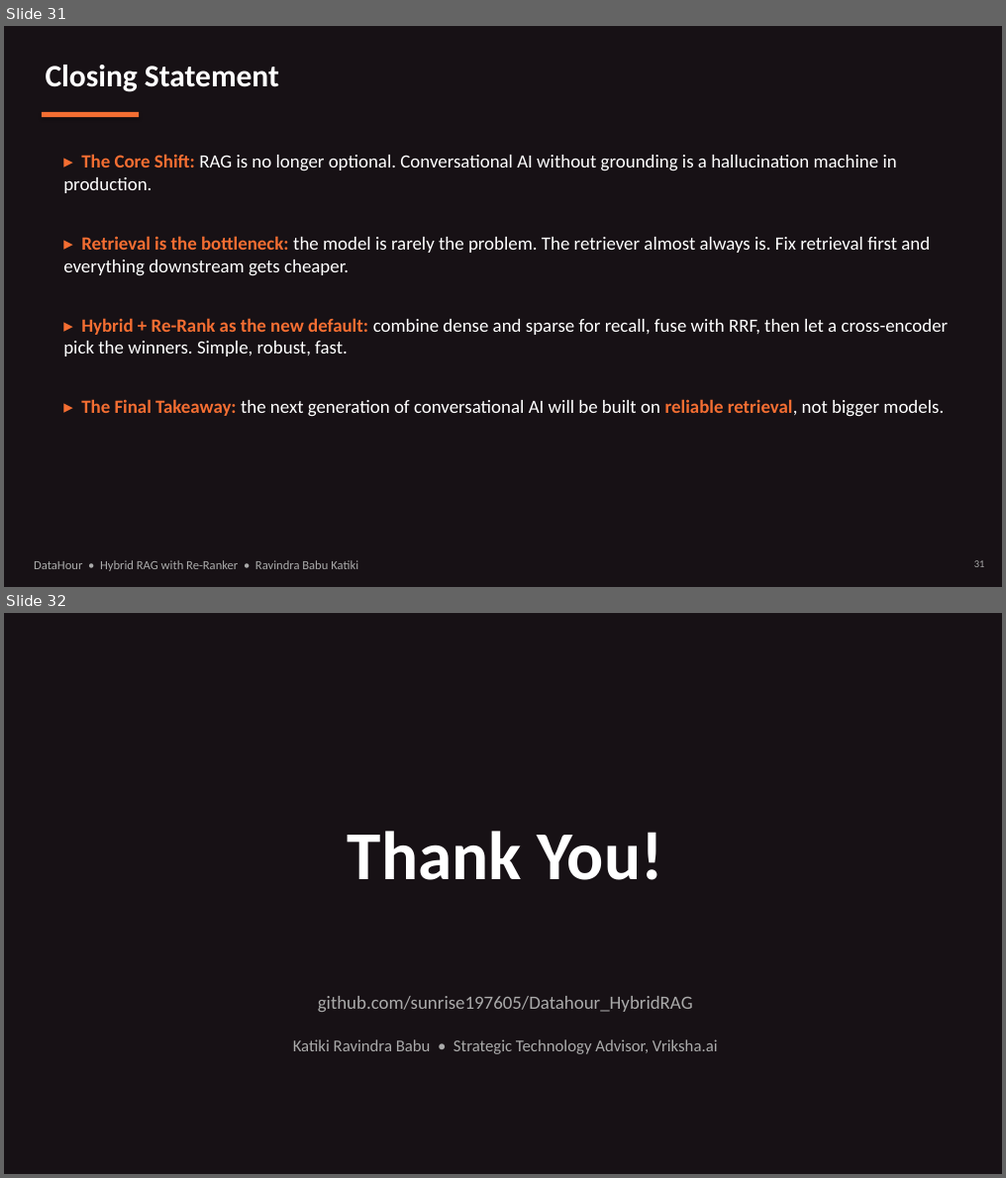
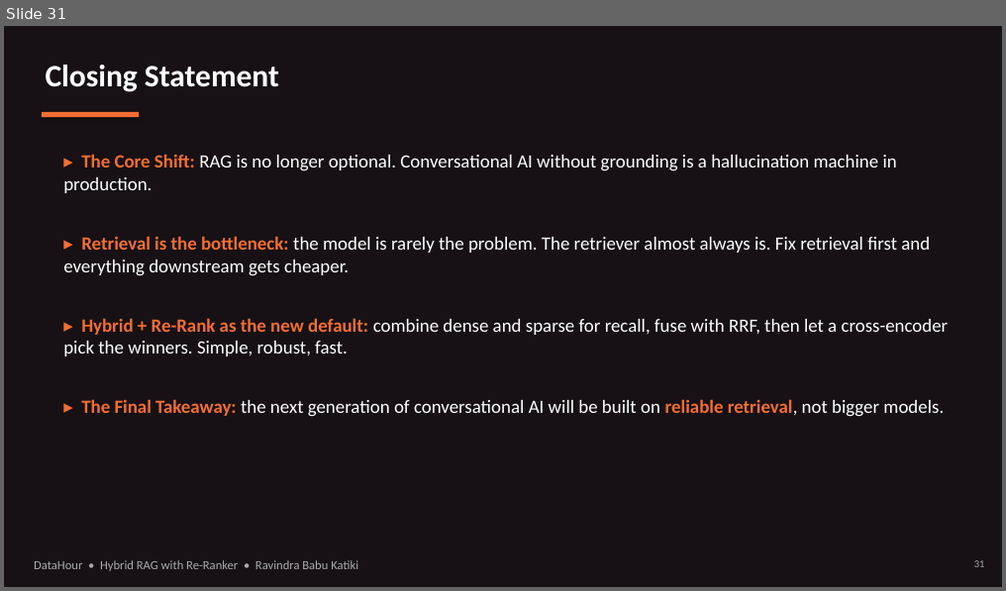
Before and after one commit to sunrise197605/Datahour_HybridRAG, a slide deck: docs/DataHour_HybridRAG_With_ReRanker.pptx. Shown one above the other, each under a label of ours: slides 31 and 32 before the commit, slide 31 after it. The pictures are 1006x1178 and 1006x591 pixels, drawn with LibreOffice and Linux fonts; fonts in the diff are those of the drawing. Boxes give left, top, right and bottom in pixels: in the first picture for what was removed or moved away, otherwise in the second. Text is boxed around its words. In the diff, an @@ line names an element or a change of style, - is before the commit and + after.

Commit message:
Changed

```diff
--- a/docs/DataHour_HybridRAG_With_ReRanker.pptx
+++ b/docs/DataHour_HybridRAG_With_ReRanker.pptx
@@ slide 32 removed at <box>4,613,1002,1174</box>, background #FFFFFF @@
@@ rectangle removed at <box>4,613,1002,1174</box> @@
@@ text removed at <box>348,831,662,880</box> @@
-Thank You!
@@ text removed at <box>318,996,693,1012</box> @@
-github.com/sunrise197605/Datahour_HybridRAG
@@ text removed at <box>293,1040,718,1055</box> @@
-Katiki Ravindra Babu • Strategic Technology Advisor, Vriksha.ai
```
